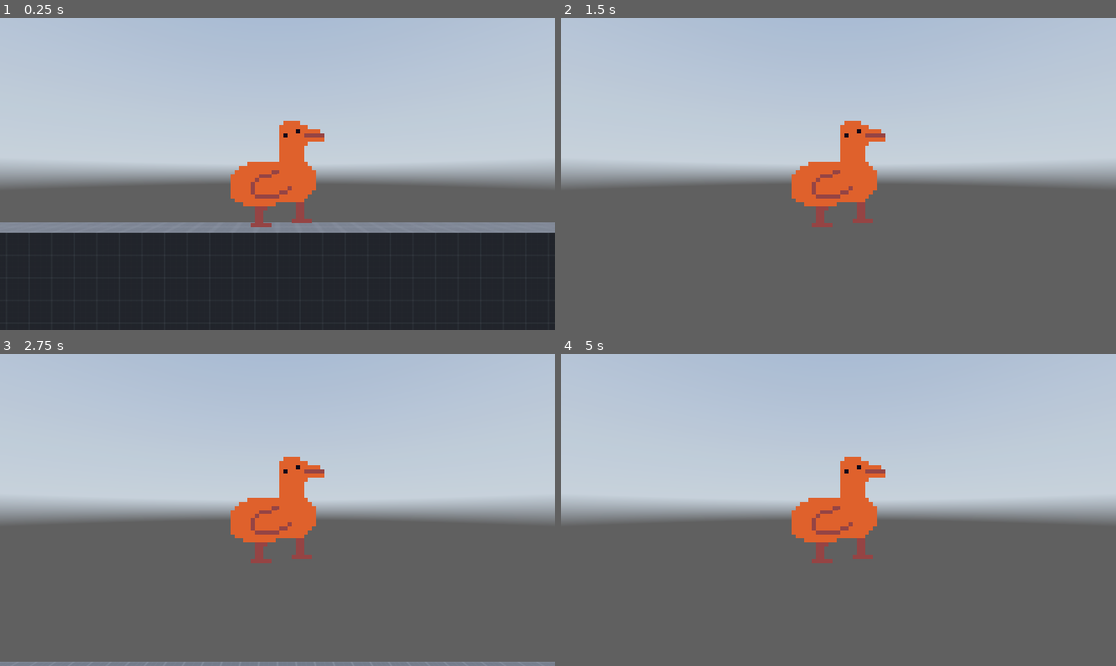
Above: before the commit, frames 1-4 (two rows, left to right).
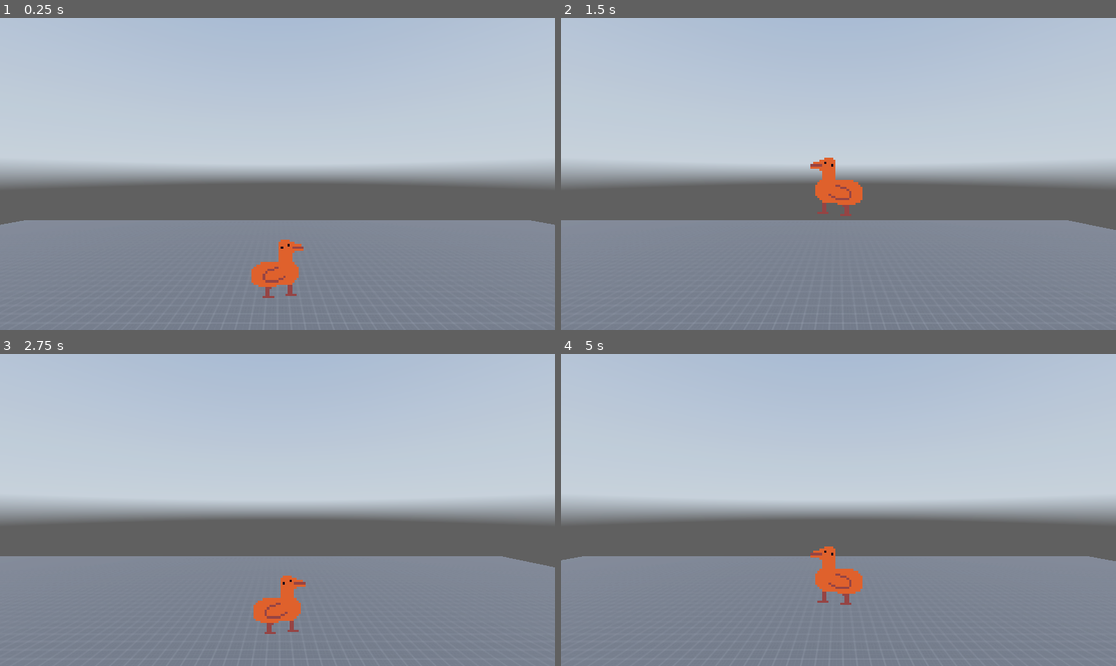
Above: after the commit, the same moments.

Repository: Shuflduf/Orange-Goose-Game
Game: Godot game, scene res://world.tscn
The game is run twice, just before and just after one commit, with the same random seed, the same clock (stepped at 60 frames per second) and the same inputs. A sky picture missing from this copy of the repository is replaced by a grey-blue gradient.
Inputs:
- Up to frame 1 (0.25 s): no input
- Up to frame 2 (1.5 s): tap Enter (ui_accept) at 0.5, 0.6 s; hold Right (right, bound only after the commit) 0.53-1.28 s; tap Space (jump, bound only after the commit) at 0.77, 0.8, 1.07, 1.35 s; hold Left (left, bound only after the commit) from 1.28 s (still down)
- Up to frame 3 (2.75 s): tap Space (jump, bound only after the commit) at 1.52, 1.82, 2.3 s; tap Enter (ui_accept) at 1.55, 2.1 s; release Left (left, bound only after the commit) at 2.03 s; hold Right (right, bound only after the commit) from 2.03 s (still down)
- Up to frame 4 (5 s): tap Enter (ui_accept) at 2.85, 4.35 s; tap Space (jump, bound only after the commit) at 3.02, 3.32, 3.6, 3.77, 4.07, 4.52, 4.82 s; release Right (right, bound only after the commit) at 3.53 s; hold Left (left, bound only after the commit) from 3.53 s (still down)

The runs differ from the first frame. In frame 1, 35% of the frame differs, in the area x 0-100%, y 32-100%; in frame 2, 37%; in frame 3, 36%; in frame 4, 38%.

Commit message:
camera z simply follows player

Diff:
--- a/player.gd
+++ b/player.gd
@@ -1,26 +1,27 @@
 extends CharacterBody3D
 
+@onready var camera: Camera3D = $Camera3D
+@onready var sprite: Sprite3D = $Sprite3D
 
-const SPEED = 5.0
-const JUMP_VELOCITY = 8.5
+@export var SPEED = 5.0
+@export var JUMP_VELOCITY = 8.5
 
-# Get the gravity from the project settings to be synced with RigidBody nodes.
 var gravity: float = ProjectSettings.get_setting("physics/3d/default_gravity")
 
+func _physics_process(delta: float) -> void:
+	camera.position.x = position.x
 
-func _physics_process(delta: float) -> void:
-	# Add the gravity.
 	if not is_on_floor():
 		velocity.y -= gravity * delta
 
-	# Handle jump.
-	if Input.is_action_just_pressed("ui_accept") and is_on_floor():
+
+	if Input.is_action_just_pressed("jump") and is_on_floor():
 		velocity.y = JUMP_VELOCITY
-
 
 	var input_dir := Input.get_axis("left", "right")
 	var direction := (transform.basis * Vector3(input_dir, 0, 0)).normalized()
 	if direction:
+		sprite.flip_h = true if input_dir < 0 else false
 		velocity.x = direction.x * SPEED
 	else:
 		velocity.x = move_toward(velocity.x, 0, SPEED)
--- a/player.tscn
+++ b/player.tscn
@@ -18,7 +18,8 @@
 region_rect = Rect2(5, 3, 23, 26)
 
 [node name="Camera3D" type="Camera3D" parent="."]
-transform = Transform3D(1, 0, 0, 0, 1, 0, 0, 0, 1, 0, 0, 5)
+transform = Transform3D(1, 0, 0, 0, 1, 0, 0, 0, 1, 0, 4, 9)
+top_level = true
 
 [node name="CollisionShape3D" type="CollisionShape3D" parent="."]
 transform = Transform3D(1, 0, 0, 0, 1, 0, 0, 0, 1, 0.0500001, 1.19209e-07, 0)
--- a/project.godot
+++ b/project.godot
@@ -23,22 +23,27 @@
 
 up={
 "deadzone": 0.5,
-"events": [Object(InputEventKey,"resource_local_to_scene":fa …(140 unchanged characters)… d":false,"keycode":0,"physical_keycode":87,"key_label":0,"unicode":119,"echo":false,"script":null)
+"events": [Object(InputEventKey,"resource_local_to_scene":fa …(140 unchanged characters)… d":false,"keycode":0,"physical_keycode":4194320,"key_label":0,"unicode":0,"echo":false,"script":null)
 ]
 }
 down={
 "deadzone": 0.5,
-"events": [Object(InputEventKey,"resource_local_to_scene":fa …(140 unchanged characters)… d":false,"keycode":0,"physical_keycode":83,"key_label":0,"unicode":115,"echo":false,"script":null)
+"events": [Object(InputEventKey,"resource_local_to_scene":fa …(140 unchanged characters)… d":false,"keycode":0,"physical_keycode":4194322,"key_label":0,"unicode":0,"echo":false,"script":null)
 ]
 }
 left={
 "deadzone": 0.5,
-"events": [Object(InputEventKey,"resource_local_to_scene":fa …(140 unchanged characters)… d":false,"keycode":0,"physical_keycode":65,"key_label":0,"unicode":97,"echo":false,"script":null)
+"events": [Object(InputEventKey,"resource_local_to_scene":fa …(140 unchanged characters)… d":false,"keycode":0,"physical_keycode":4194319,"key_label":0,"unicode":0,"echo":false,"script":null)
 ]
 }
 right={
 "deadzone": 0.5,
-"events": [Object(InputEventKey,"resource_local_to_scene":fa …(140 unchanged characters)… d":false,"keycode":0,"physical_keycode":68,"key_label":0,"unicode":100,"echo":false,"script":null)
+"events": [Object(InputEventKey,"resource_local_to_scene":fa …(140 unchanged characters)… d":false,"keycode":0,"physical_keycode":4194321,"key_label":0,"unicode":0,"echo":false,"script":null)
+]
+}
+jump={
+"deadzone": 0.5,
+"events": [Object(InputEventKey,"resource_local_to_scene":false,"resource_name":"","device":-1,"window_id":0,"alt_pressed":false,"shift_pressed":false,"ctrl_pressed":false,"meta_pressed":false,"pressed":false,"keycode":0,"physical_keycode":32,"key_label":0,"unicode":32,"echo":false,"script":null)
 ]
 }
 
--- a/world.tscn
+++ b/world.tscn
@@ -38,6 +38,6 @@
 material_override = SubResource("StandardMaterial3D_6chb2")
 use_collision = true
 collision_mask = 6
-size = Vector3(18.2861, 22.4487, 1)
+size = Vector3(60.0586, 22.4487, 30.1865)
 
 [node name="Player" parent="." instance=ExtResource("3_5b2j6")]
